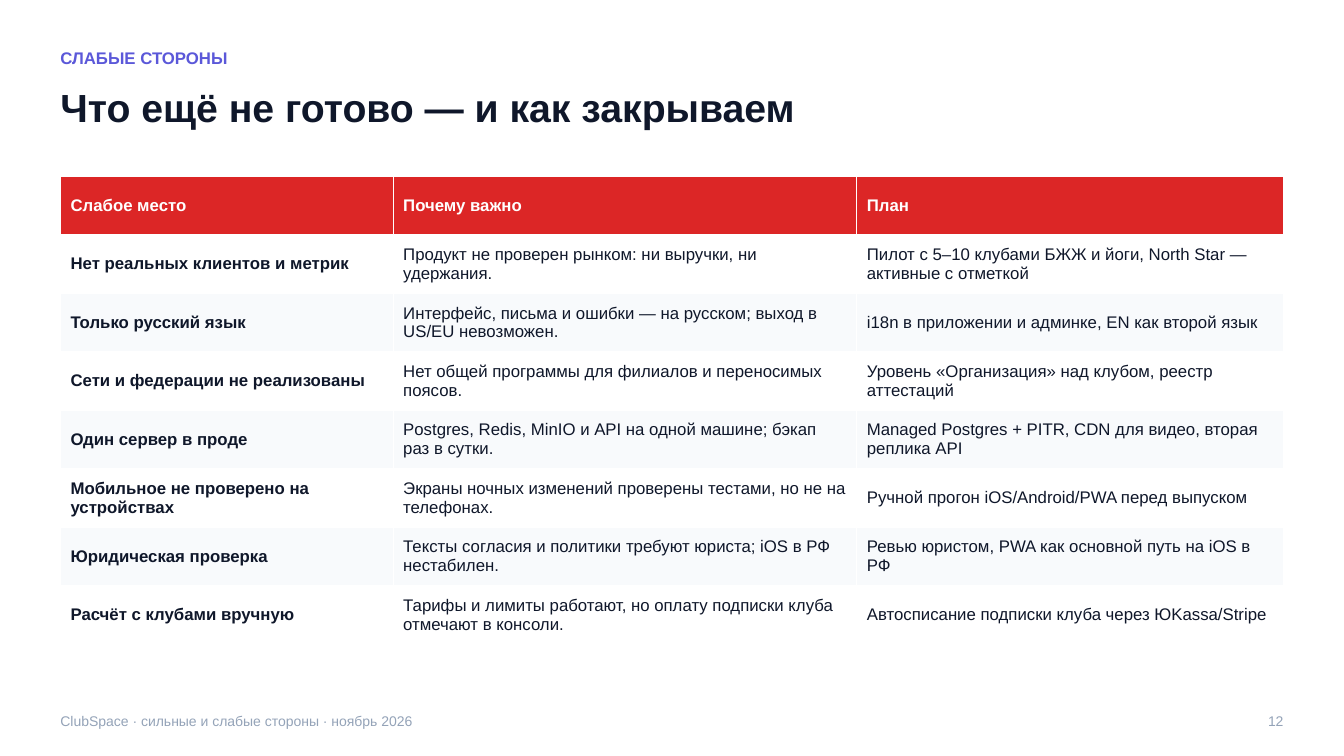
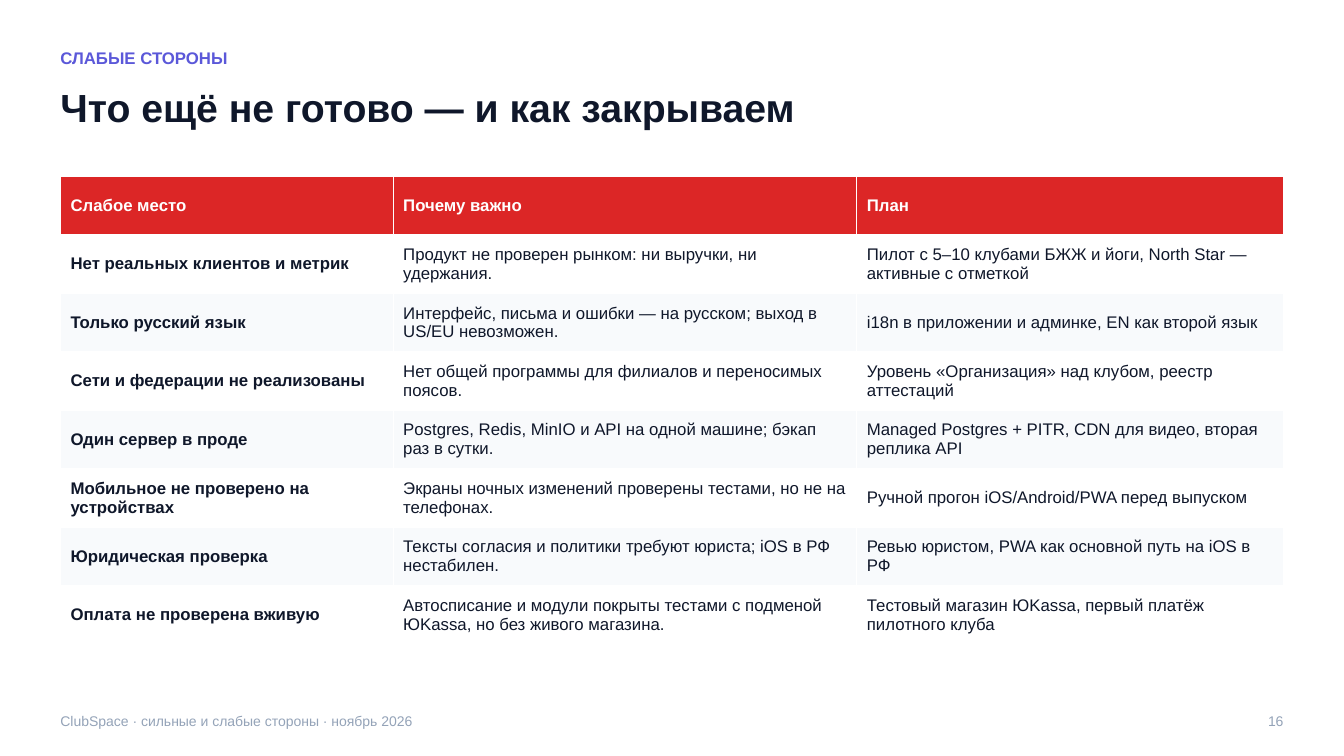
Before and after one commit to ilyakislenko/clubspace, a slide deck: slide 17 of docs/strategy/ClubSpace-strengths-weaknesses.pptx (slide 13 before the commit). Drawn at 1344x756 pixels with LibreOffice and Linux fonts; fonts in the diff are those of the drawing. Boxes give left, top, right and bottom in pixels: in the first picture for what was removed or moved away, otherwise in the second. Text is boxed around its words. In the diff, an @@ line names an element or a change of style, - is before the commit and + after.

```diff
--- a/docs/strategy/ClubSpace-strengths-weaknesses.pptx
+++ b/docs/strategy/ClubSpace-strengths-weaknesses.pptx
@@ table at box(60, 176, 1284, 644) @@
-row 8: Расчёт с клубами вручную | Тарифы и лимиты работают, но оплату подписки клуба отмечают в консоли. | Автосписание подписки клуба через ЮKassa/Stripe
+row 8: Оплата не проверена вживую | Автосписание и модули покрыты тестами с подменой ЮKassa, но без живого магазина. | Тестовый магазин ЮKassa, первый платёж пилотного клуба
@@ text at box(1268, 716, 1284, 726): text changed @@
-12
+16
```
Also in this commit, not shown: 7 other slides changed, 6 slides added, 2 slides removed, 5 other files.
